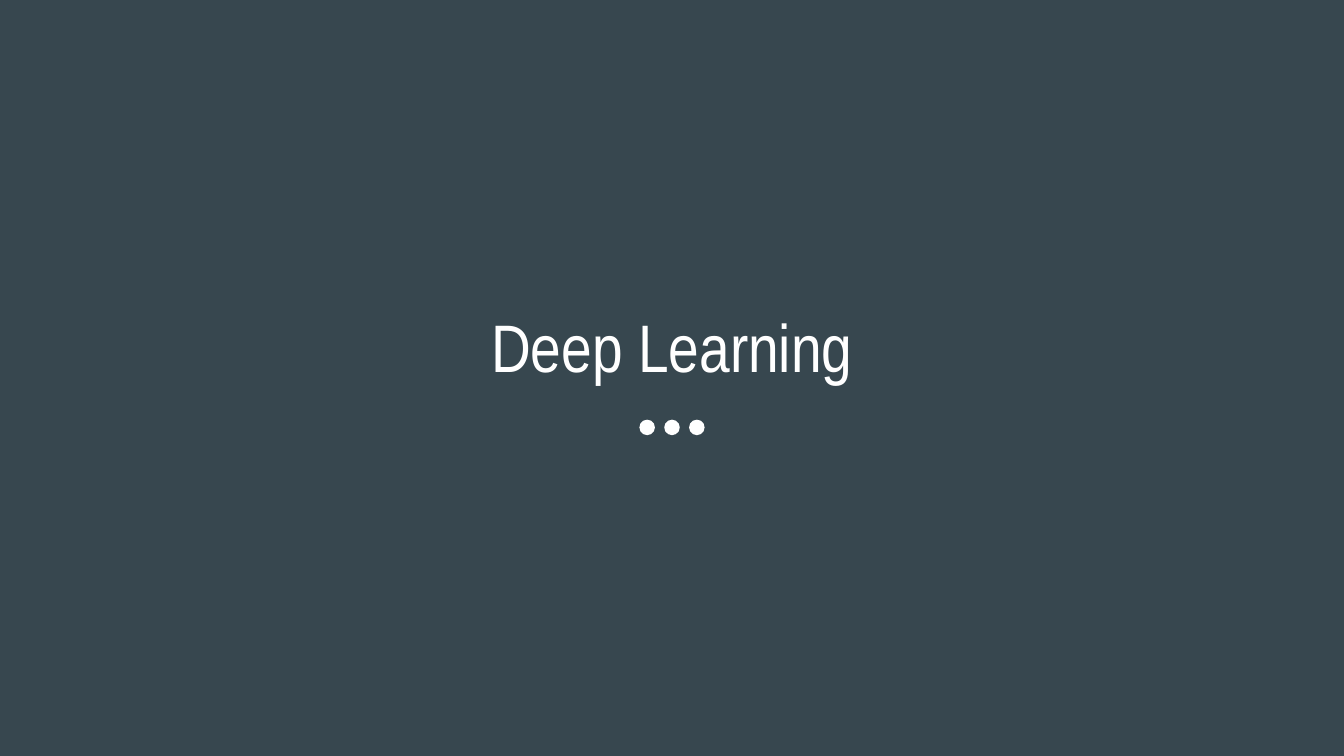
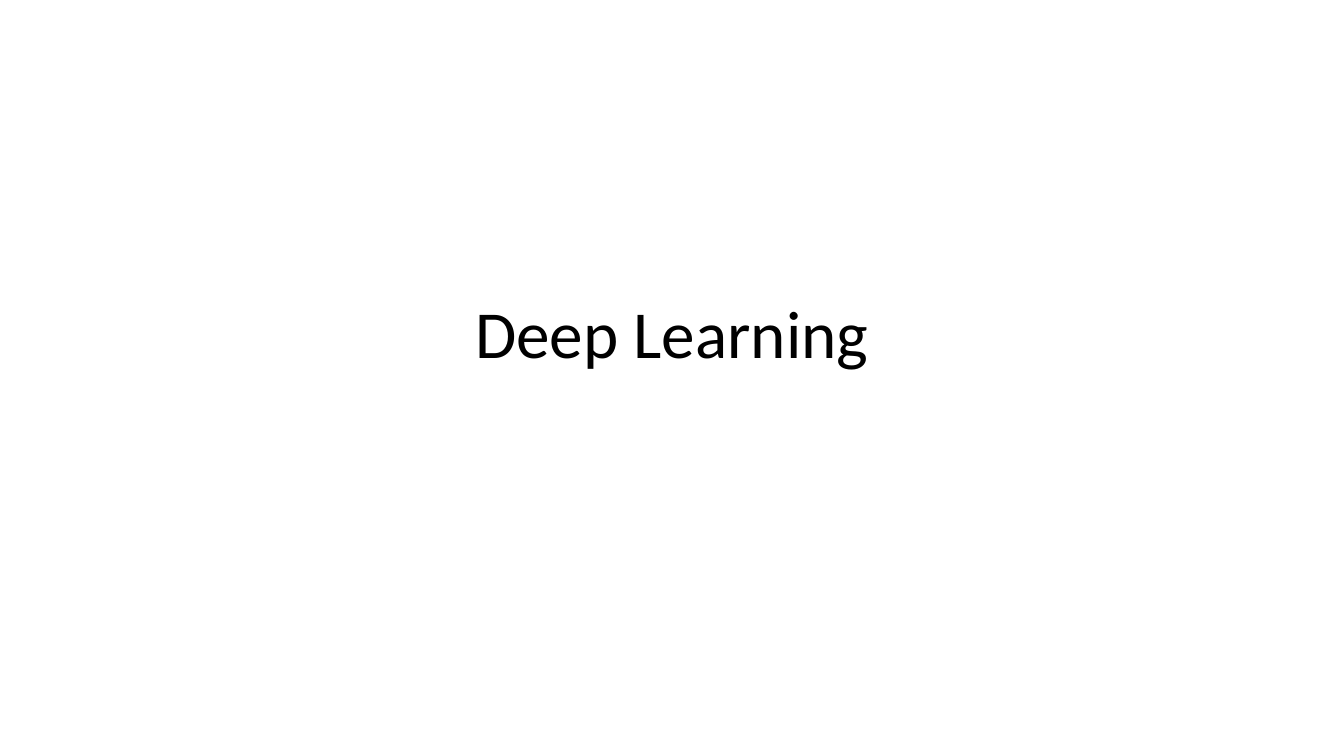
Before and after one commit to AmulyaYadav/EmergingTrendsML, a slide deck: slide 12 of pdf/Week_3/Main.pptx. Drawn at 1344x756 pixels with LibreOffice and Linux fonts; fonts in the diff are those of the drawing. Boxes give left, top, right and bottom in pixels: in the first picture for what was removed or moved away, otherwise in the second. Text is boxed around its words. In the diff, an @@ line names an element or a change of style, - is before the commit and + after.

Commit message:
Change to unified ppt theme.

```diff
--- a/pdf/Week_3/Main.pptx
+++ b/pdf/Week_3/Main.pptx
@@ background #37474F to #FFFFFF @@
@@ title "Deep Learning": place and size @@
-title "Deep Learning" at box(491, 323, 852, 385)
+title "Deep Learning" at box(475, 311, 869, 370)
@@ title "Deep Learning" at box(475, 311, 869, 370): font Arial Narrow to Calibri, text colour #FFFFFF to #000000; line spacing 1 to 0.9 @@
@@ ellipse removed at box(639, 419, 654, 435) @@
@@ ellipse removed at box(664, 419, 680, 435) @@
@@ ellipse removed at box(690, 419, 705, 435) @@
```
Also in this commit, not shown: 11 other slides changed, 6 other files.
